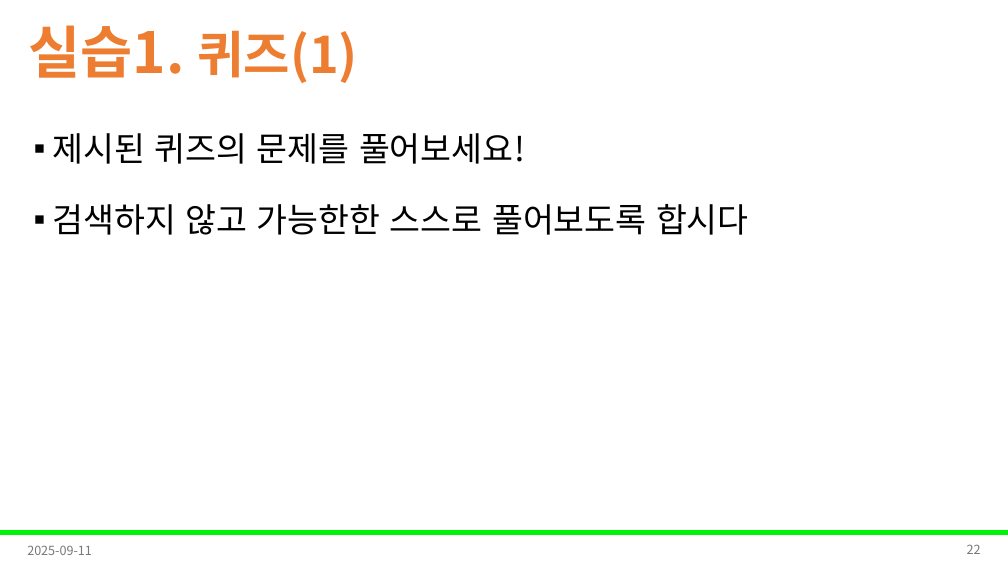
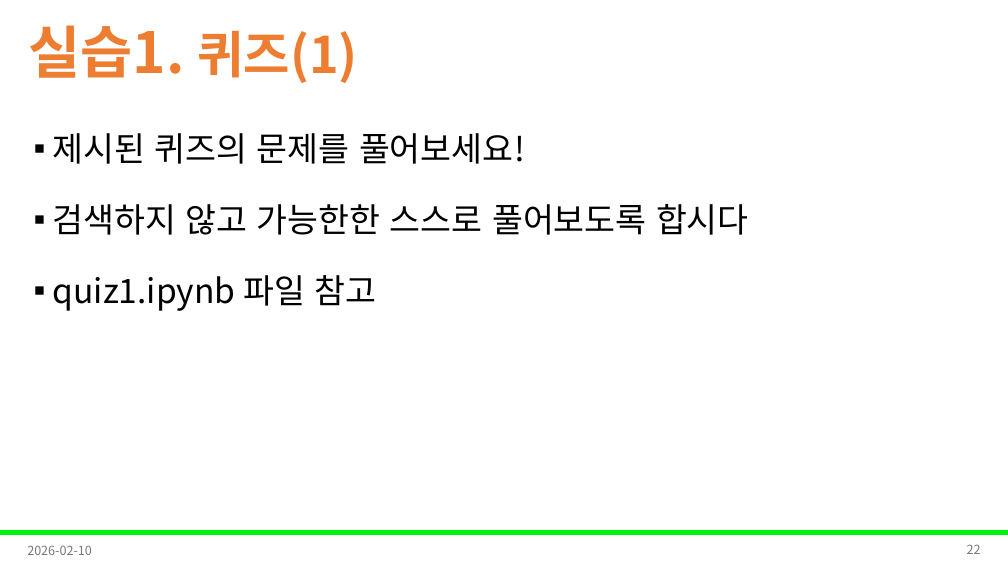
Before and after one commit to Leader-Lesson/KDT_RE_5th, a slide deck: slide 22 of material/5_AI/06_PyTorch(1).pptx. Drawn at 1008x567 pixels with LibreOffice and Linux fonts; fonts in the diff are those of the drawing; background and template pictures are left out. Boxes give left, top, right and bottom in pixels: in the first picture for what was removed or moved away, otherwise in the second. Text is boxed around its words. In the diff, an @@ line names an element or a change of style, - is before the commit and + after.

```diff
--- a/material/5_AI/06_PyTorch(1).pptx
+++ b/material/5_AI/06_PyTorch(1).pptx
@@ text at (x1=53, y1=275, x2=377, y2=311): paragraph added @@
+▪ quiz1.ipynb 파일 참고
@@ text at (x1=27, y1=545, x2=92, y2=555): text changed @@
-2025-09-11
+2026-02-10
```
Also in this commit, not shown: 37 other slides changed, 5 other files.
